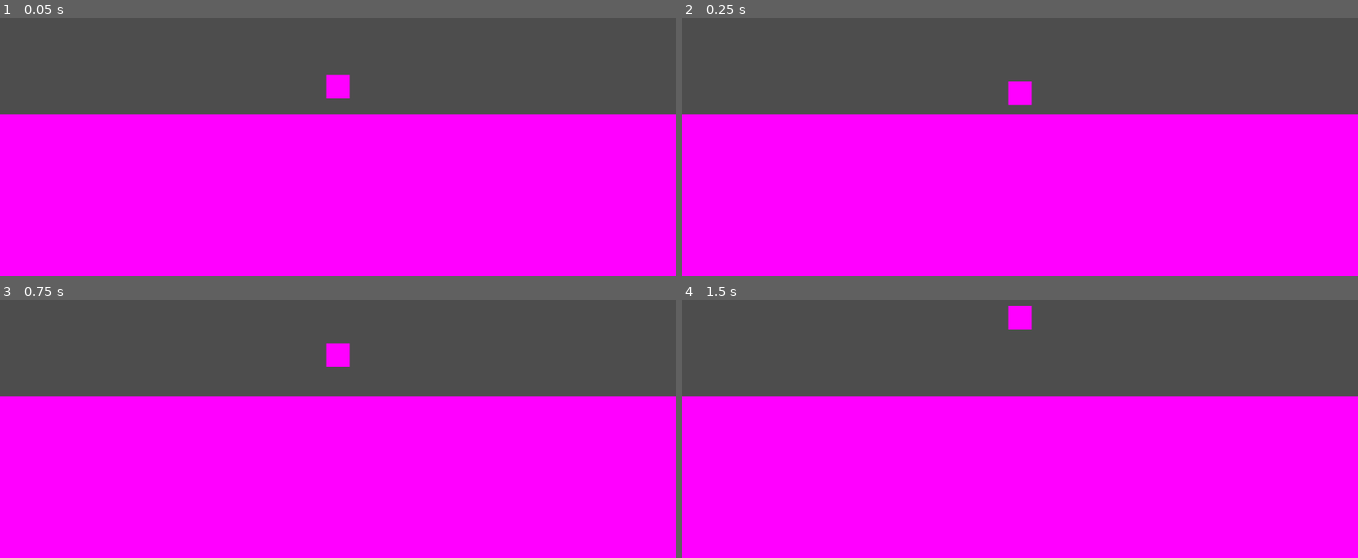
Above: before the commit, frames 1-4 (two rows, left to right).
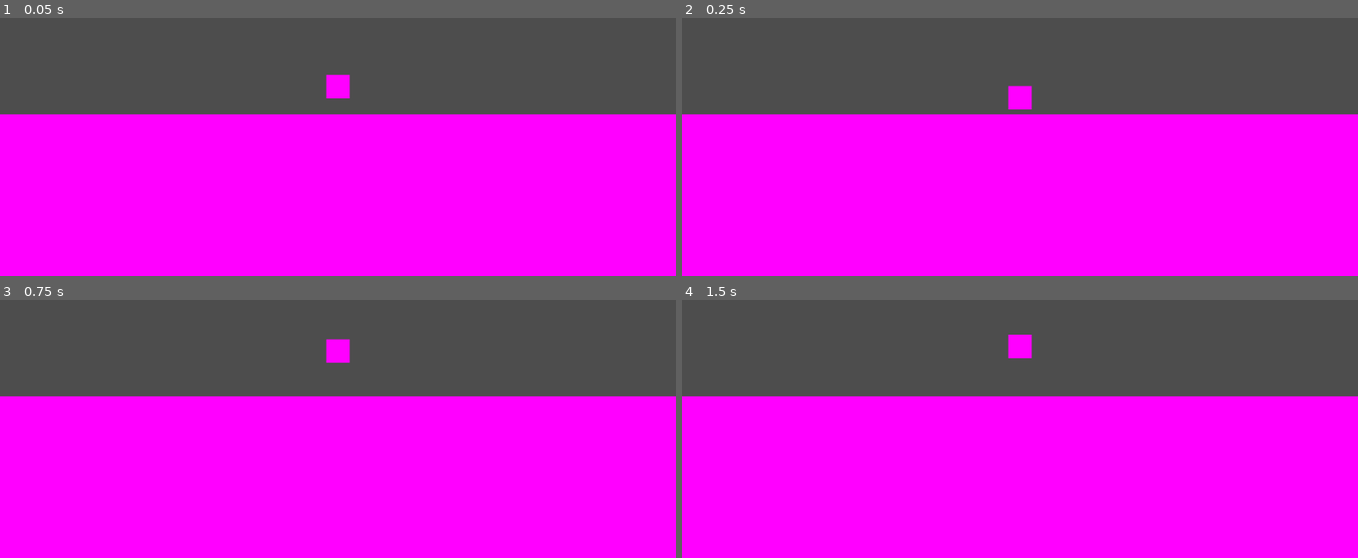
Above: after the commit, the same moments.

Repository: PlantvZombie/Dino
Game: Godot game, scene res://dino endless mode.tscn
Two runs of this game, one before a commit and one after it. Both use one fixed random seed, a clock stepped at 60 frames per second and the inputs below. The project has no main scene, so this scene is started directly.
Inputs:
- Up to frame 1 (0.05 s): no input
- Up to frame 2 (0.25 s): no input
- Up to frame 3 (0.75 s): hold W (up) from 0.53 s (still down)
- Up to frame 4 (1.5 s): keep holding W (up)

Frame 1 is identical in both runs. In frame 2, 0.1% of the frame differs, in the area x 48-52%, y 24-36%; in frame 3, 0.1%; in frame 4, 0.7%, in the area x 48-52%, y 2-23%.

Commit message:
Revert "ghnikjerstl"
This reverts commit 2539f1b84742fdc9a0863da53a249bae9dc9fa39.

Diff:
--- a/dino/dino endless mode.tscn
+++ b/dino/dino endless mode.tscn
@@ -1,9 +1,11 @@
-[gd_scene load_steps=10 format=3 uid="uid://djskmqnl71orc"]
+[gd_scene load_steps=10 format=3 uid="uid://cgdisfxxirl33"]
 
 [ext_resource type="Script" path="res://dino_endless_mode.gd" id="1_8w6ik"]
 [ext_resource type="Script" path="res://static_character.gd" id="1_jdl8r"]
-[ext_resource type="PackedScene" uid="uid://dde6kbl2sdms" path="res://moving_small_rock.tscn" id="2_8x7yb"]
-[ext_resource type="PackedScene" uid="uid://bgty7vcs3n0i2" path="res://moving_tall_rock.tscn" id="3_d5n5b"]
+
+[ext_resource type="PackedScene" uid="uid://rdy7fgite28g" path="res://moving_small_rock.tscn" id="2_8x7yb"]
+[ext_resource type="PackedScene" uid="uid://dp5mtyq0j42w" path="res://moving_tall_rock.tscn" id="3_d5n5b"]
+
 
 [sub_resource type="PlaceholderTexture2D" id="PlaceholderTexture2D_l668m"]
 
--- a/dino/static_character.gd
+++ b/dino/static_character.gd
@@ -5,18 +5,18 @@
 func _physics_process(delta: float) -> void:
 	# Add the gravity.
 	if not is_on_floor():
-		velocity.y = move_toward(velocity.y, 250, 3)
+		velocity.y = move_toward(velocity.y, 200, 5)
 	if is_on_floor():
 		velocity.y = 0
 	if Input.is_action_just_pressed("up") and is_on_floor():
-		velocity.y -= 145
+		velocity.y -= 175
 
 	move_and_slide()
 
 func _input(event: InputEvent) -> void:
 	if event.is_action_released("up"):
 		if velocity.y < 0:
-			velocity.y *= 0.1
+			velocity.y *= 0.3
 	if Input.is_action_just_pressed("down"):
 		# anim.play(down)
 		velocity.y += 225
Not shown: 1 places in dino/moving_small_rock.tscn that only renumber resources
Not shown: 1 places in dino/moving_tall_rock.tscn that only renumber resources
